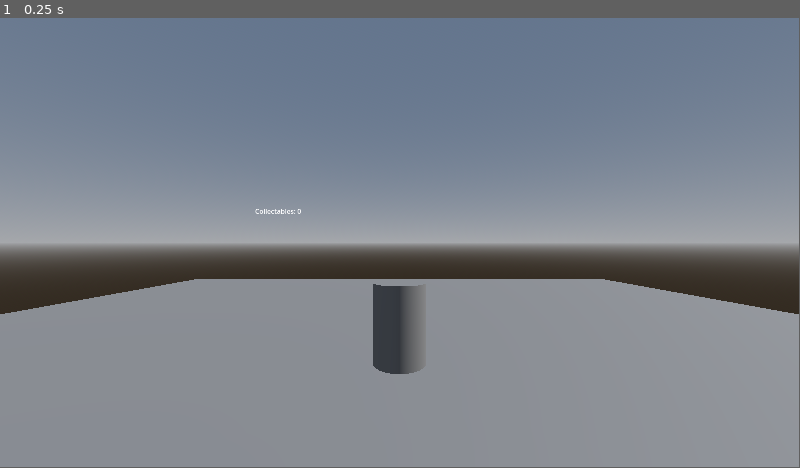
Above: before the commit, frame 1.
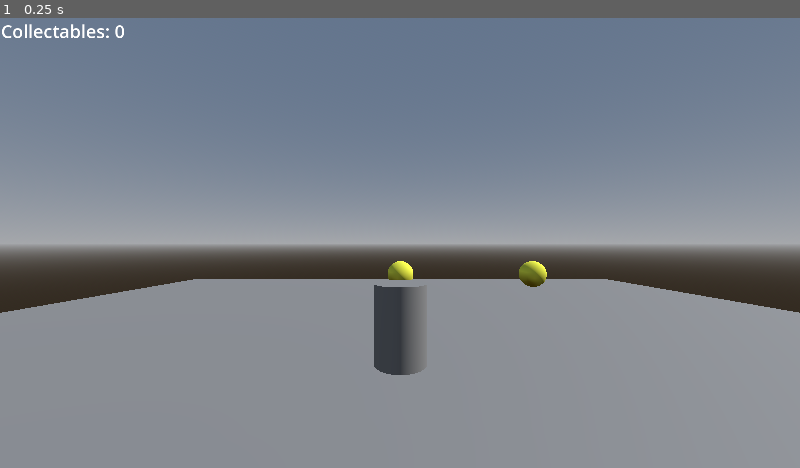
Above: after the commit, the same moment.

Repository: Tooffeer/Honors-Graphics-Art-Capstone-Project
Game: Godot game, scene res://Scenes/Game/game.tscn
Two runs of this game, one before a commit and one after it. Both use one fixed random seed, a clock stepped at 60 frames per second and the inputs below.
Inputs:
- Up to frame 1 (0.25 s): no input
In our replay, the window is 799x449 before the commit and 800x450 after it. These sizes can differ from the game's own. Grey fills any space a smaller window leaves; there, only what the larger window draws over its background counts as a difference.

The runs differ from the first frame. In frame 1, 0.7% of the frame differs, in the area x 0-100%, y 0-80%.

Commit message:
Save

Diff:
--- /dev/null
+++ b/Capstone Project/Collectable.gd
@@ -0,0 +1,7 @@
+extends Node3D
+
+func _on_area_3d_body_entered(body):
+	print(body)
+	if body.is_in_group("player"):
+		Global.collectables += 1
+		self.queue_free()
--- /dev/null
+++ b/Capstone Project/Scenes/Collectable/collectable.tscn
@@ -0,0 +1,28 @@
+[gd_scene load_steps=5 format=3 uid="uid://y0qwee3fait1"]
+
+[ext_resource type="Script" path="res://Collectable.gd" id="1_qav4w"]
+
+[sub_resource type="StandardMaterial3D" id="StandardMaterial3D_id8fy"]
+albedo_color = Color(1, 1, 0.282353, 1)
+
+[sub_resource type="SphereMesh" id="SphereMesh_7c487"]
+material = SubResource("StandardMaterial3D_id8fy")
+
+[sub_resource type="SphereShape3D" id="SphereShape3D_deuxl"]
+radius = 0.600813
+
+[node name="Collectable" type="Node3D"]
+script = ExtResource("1_qav4w")
+
+[node name="MeshInstance3D" type="MeshInstance3D" parent="."]
+mesh = SubResource("SphereMesh_7c487")
+skeleton = NodePath("../Area3D/CollisionShape3D")
+
+[node name="Area3D" type="Area3D" parent="."]
+collision_layer = 4
+collision_mask = 2
+
+[node name="CollisionShape3D" type="CollisionShape3D" parent="Area3D"]
+shape = SubResource("SphereShape3D_deuxl")
+
+[connection signal="body_entered" from="Area3D" to="." method="_on_area_3d_body_entered"]
--- a/Capstone Project/Scenes/Player3D/CanvasLayer.gd
+++ b/Capstone Project/Scenes/Player3D/CanvasLayer.gd
@@ -6,5 +6,8 @@
 func _ready():
 	updateInfo()
 
+func _process(delta):
+	updateInfo()
+
 func updateInfo():
 	label.text = "Collectables: " + str(Global.collectables)
--- a/Capstone Project/Scenes/Player3D/player_3d.gd
+++ b/Capstone Project/Scenes/Player3D/player_3d.gd
@@ -24,13 +24,15 @@
 var coyoteTimer : float = 0.0
 var canJump : bool = true
 
-
 func _ready():
 	Global.setPlayerNode(self)
 	Input.mouse_mode = Input.MOUSE_MODE_CAPTURED
 
 # Runs every physics frame
 func _physics_process(delta):
+	camera()
+
+
 	# Get input and direction based off camera
 	var input_axis = Input.get_vector("Left", "Right", "Forward", "Backward")
 	var direction = (pivot.basis * Vector3(input_axis.x, 0, input_axis.y)).normalized()
@@ -55,12 +57,13 @@
 	velocity.x = clamp(velocity.x, -moveSpeed, moveSpeed)
 	velocity.z = clamp(velocity.z, -moveSpeed, moveSpeed)
 
-	jump(delta)
+	jump(delta, direction)
+
 	move_and_slide()
-	camera(delta)
+
 
 # Camera rotation
-func camera(delta):
+func camera():
 	var input_axis = -Input.get_vector("Camera Left", "Camera Right", "Camera Down", "Camera Up")
 	pivot.rotate_y(input_axis.x * horCamSensitivity)
 	spring_arm_3d.rotate_x(input_axis.y * verCamSensitivity)
@@ -68,7 +71,7 @@
 	spring_arm_3d.rotation.x = clamp(spring_arm_3d.rotation.x, deg_to_rad(-45), deg_to_rad(40))
 
 # "Building a Better Jump" - J. Kyle Pittman
-func jump(delta):
+func jump(delta, direction):
 	var jumpVelocity : float = (2.0 * jumpHeight) / timeToPeak
 	var jumpGravity : float = -(2.0 * jumpHeight) / pow(timeToPeak, 2.0)
 	var fallGravity : float = -(2.0 * jumpHeight) / pow(timeToFall, 2.0)
@@ -88,6 +91,12 @@
 		velocity.y = jumpVelocity
 		canJump = false
 
+	# Dive
+	#if Input.is_action_just_pressed("Dive"):
+		#velocity.y = jumpVelocity/2
+		#velocity.x = 200 * direction.x
+		#velocity.z = 200 * direction.z
+
 # Determine gravity
 func getGravity(jumpGravity, fallGravity):
 	if velocity.y > 0.0:
--- a/Capstone Project/Scenes/Player3D/player_3d.tscn
+++ b/Capstone Project/Scenes/Player3D/player_3d.tscn
@@ -11,12 +11,12 @@
 [sub_resource type="CylinderMesh" id="CylinderMesh_oiohl"]
 height = 1.5
 
-[node name="Player3D" type="CharacterBody3D"]
+[node name="Player3D" type="CharacterBody3D" groups=["player"]]
 collision_layer = 2
 script = ExtResource("1_ig6b7")
 verCamSensitivity = 0.042
 moveSpeed = 7.25
-accel = 16.675
+accel = 19.365
 deaccel = 9.115
 airAccel = 5.26
 airDeaccel = 0.39
@@ -50,7 +50,7 @@
 script = ExtResource("2_gte4c")
 
 [node name="Label" type="Label" parent="CanvasLayer"]
-offset_left = 613.0
-offset_top = 453.0
-offset_right = 653.0
-offset_bottom = 476.0
+offset_right = 111.0
+offset_bottom = 23.0
+theme_override_font_sizes/font_size = 43
+text = "Collectables: 0"
--- /dev/null
+++ b/Capstone Project/Scenes/TitleScreen/title_screen.tscn
@@ -0,0 +1,22 @@
+[gd_scene format=3 uid="uid://csbipluxt5wgp"]
+
+[node name="TitleScreen" type="Control"]
+layout_mode = 3
+anchors_preset = 15
+anchor_right = 1.0
+anchor_bottom = 1.0
+grow_horizontal = 2
+grow_vertical = 2
+
+[node name="Options" type="VBoxContainer" parent="."]
+layout_mode = 0
+offset_right = 40.0
+offset_bottom = 40.0
+
+[node name="Start" type="Button" parent="Options"]
+layout_mode = 2
+text = "Start"
+
+[node name="Settings" type="Button" parent="Options"]
+layout_mode = 2
+text = "Settings"
--- a/Capstone Project/Scenes/World/world.tscn
+++ b/Capstone Project/Scenes/World/world.tscn
@@ -1,10 +1,12 @@
-[gd_scene load_steps=6 format=3 uid="uid://ciaptb12k2hni"]
+[gd_scene load_steps=7 format=3 uid="uid://ciaptb12k2hni"]
+
+[ext_resource type="PackedScene" uid="uid://y0qwee3fait1" path="res://Scenes/Collectable/collectable.tscn" id="1_5qeyd"]
 
 [sub_resource type="BoxShape3D" id="BoxShape3D_dc4ie"]
-size = Vector3(25, 1, 25)
+size = Vector3(26, 1, 26)
 
 [sub_resource type="BoxMesh" id="BoxMesh_5j8oc"]
-size = Vector3(25, 1, 25)
+size = Vector3(26, 1, 26)
 
 [sub_resource type="ProceduralSkyMaterial" id="ProceduralSkyMaterial_omtrg"]
 
@@ -31,3 +33,12 @@
 
 [node name="WorldEnvironment" type="WorldEnvironment" parent="."]
 environment = SubResource("Environment_j15kw")
+
+[node name="Collectable" parent="." instance=ExtResource("1_5qeyd")]
+transform = Transform3D(1, 0, 0, 0, 1, 0, 0, 0, 1, 0, 1.06692, -5.88177)
+
+[node name="Collectable2" parent="." instance=ExtResource("1_5qeyd")]
+transform = Transform3D(1, 0, 0, 0, 1, 0, 0, 0, 1, 0, 2.13383, 8.092)
+
+[node name="Collectable3" parent="." instance=ExtResource("1_5qeyd")]
+transform = Transform3D(1, 0, 0, 0, 1, 0, 0, 0, 1, 5.13486, 1.06692, -5.88177)
--- a/Capstone Project/project.godot
+++ b/Capstone Project/project.godot
@@ -27,6 +27,9 @@
 
 window/size/viewport_width=1920
 window/size/viewport_height=1080
+window/size/mode=3
+window/size/borderless=true
+window/stretch/mode="viewport"
 
 [input]
 
@@ -50,11 +53,6 @@
 "events": [Object(InputEventJoypadMotion,"resource_local_to_scene":false,"resource_name":"","device":-1,"axis":0,"axis_value":1.0,"script":null)
 ]
 }
-Jump={
-"deadzone": 0.5,
-"events": [Object(InputEventJoypadButton,"resource_local_to_scene":false,"resource_name":"","device":-1,"button_index":0,"pressure":0.0,"pressed":true,"script":null)
-]
-}
 "Camera Up"={
 "deadzone": 0.5,
 "events": [Object(InputEventJoypadMotion,"resource_local_to_scene":false,"resource_name":"","device":-1,"axis":3,"axis_value":-1.0,"script":null)
@@ -75,8 +73,19 @@
 "events": [Object(InputEventJoypadMotion,"resource_local_to_scene":false,"resource_name":"","device":-1,"axis":2,"axis_value":1.0,"script":null)
 ]
 }
+Jump={
+"deadzone": 0.5,
+"events": [Object(InputEventJoypadButton,"resource_local_to_scene":false,"resource_name":"","device":-1,"button_index":0,"pressure":0.0,"pressed":true,"script":null)
+]
+}
+Dive={
+"deadzone": 0.5,
+"events": [Object(InputEventJoypadButton,"resource_local_to_scene":false,"resource_name":"","device":-1,"button_index":3,"pressure":0.0,"pressed":true,"script":null)
+]
+}
 
 [layer_names]
 
 3d_physics/layer_1="World"
 3d_physics/layer_2="Player"
+3d_physics/layer_3="Collectable"
